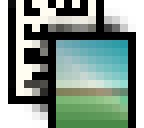
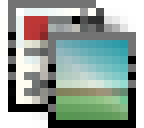
Layered file, before and after one edit (144 × 128). Changes by layer:
added layer "Neue Ebene#1" above "Neue Ebene#3" over [48, 32, 136, 128]
"Neue Ebene#2": opacity 100% → 53% over [24, 8, 136, 128]
added layer "Hintergrund (0ms)-Kopie" above "Neue Ebene" over [8, 0, 104, 96]
painted on "Neue Ebene" over [8, 0, 104, 112]
